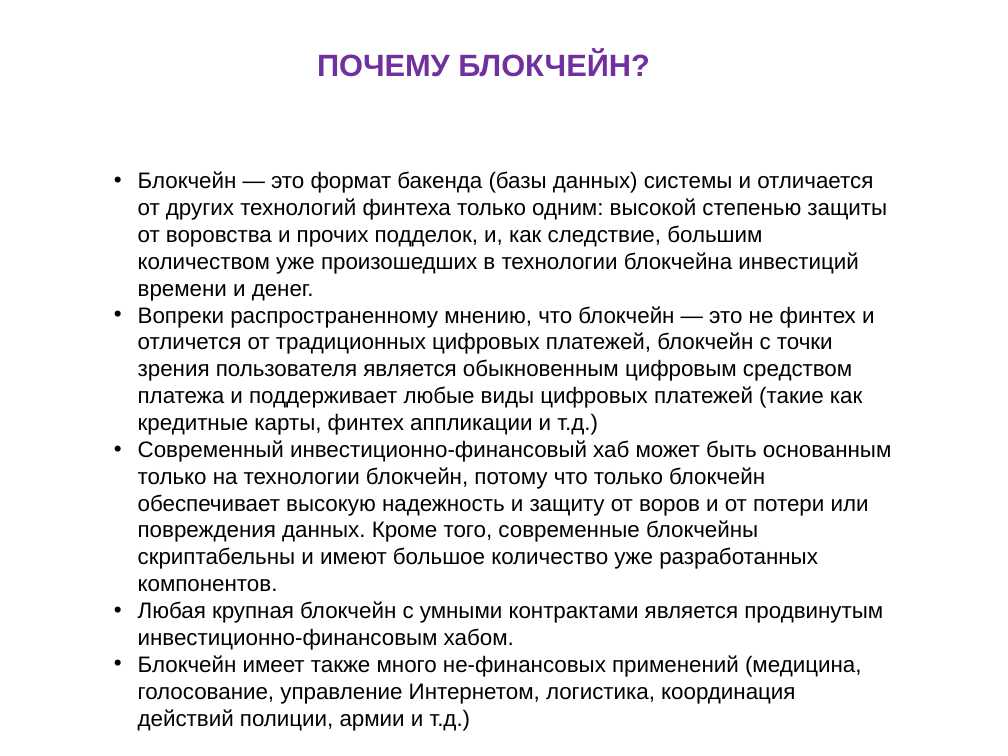
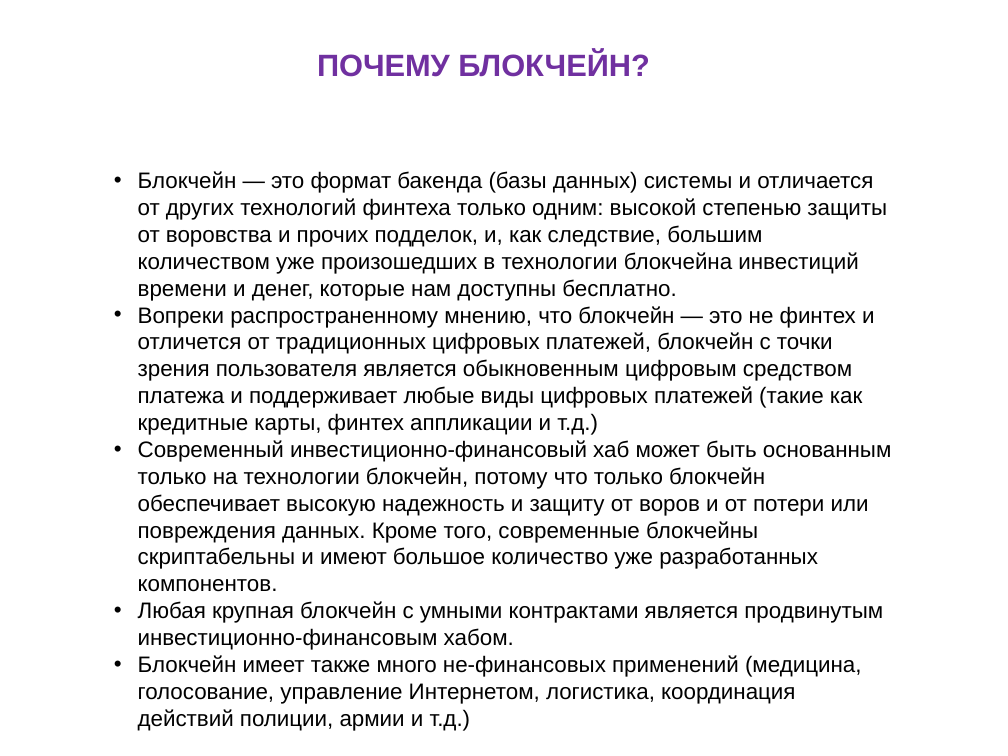
Before and after one commit to vporton/digital-breakthrough-2021, a slide deck: slide 8 of Цифровой-Прорыв.odp. Drawn at 1008x756 pixels with LibreOffice and Linux fonts; fonts in the diff are those of the drawing. Boxes give left, top, right and bottom in pixels: in the first picture for what was removed or moved away, otherwise in the second. Text is boxed around its words. In the diff, an @@ line names an element or a change of style, - is before the commit and + after.

```diff
--- a/Цифровой-Прорыв.odp
+++ b/Цифровой-Прорыв.odp
@@ text at (138, 171, 887, 301): text changed @@
-• Блокчейн — это формат бакенда (базы данных) системы и отличается от других технологий финтеха только одним: высокой степенью защиты от воровства и прочих подделок, и, как следствие, большим количеством уже произошедших в технологии блокчейна инвестиций времени и денег.
+• Блокчейн — это формат бакенда (базы данных) системы и отличается от других технологий финтеха только одним: высокой степенью защиты от воровства и прочих подделок, и, как следствие, большим количеством уже произошедших в технологии блокчейна инвестиций времени и денег, которые нам доступны бесплатно.
```
Also in this commit, not shown: 5 other slides changed, 1 other file.
